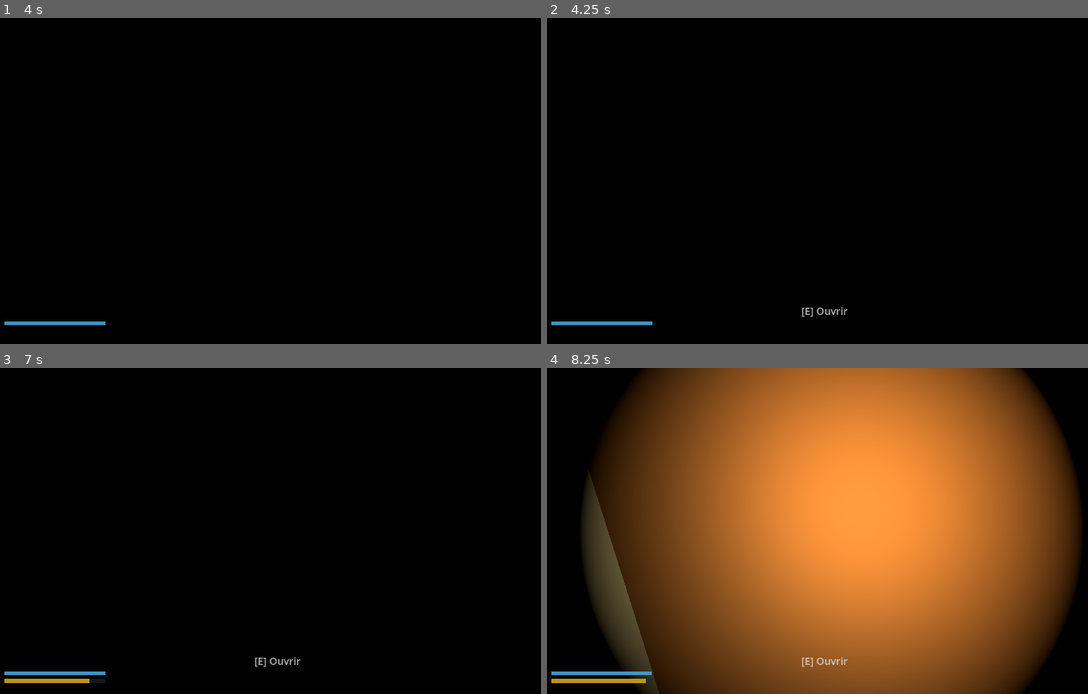
Above: before the commit, frames 1-4 (two rows, left to right).
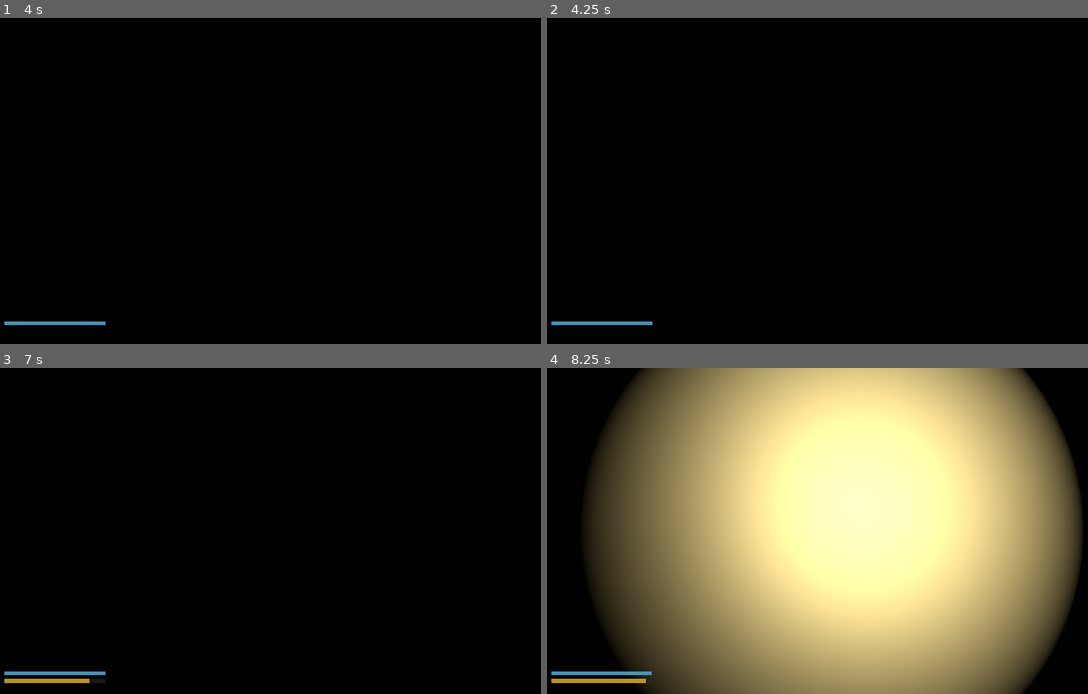
Above: after the commit, the same moments.

Repository: matteobnvl/games-week
Game: Godot game, scene res://menu.tscn
Two runs of this game, one before a commit and one after it. Both use one fixed random seed, a clock stepped at 60 frames per second and the inputs below.
Inputs (mouse positions are in pixels of both pictures, inside the frame that each line leads up to):
- Up to frame 1 (4 s): click "JOUER" at 0.5 s; tap Space at 1.25, 1.52, 2.27, 2.75, 3.77 s; move the mouse to (411, 164) at 1.27 s; hold D 1.28-2.03 s; tap Enter at 1.35, 3.5 s; move the mouse to (167, 197) at 2.02 s; hold S 2.03-2.78 s; tap R at 2.1 s; move the mouse to (340, 109) at 2.77 s; hold D 2.78-3.53 s; tap F at 2.85 s; move the mouse to (275, 187) at 3.52 s; hold W from 3.53 s (still down); tap E at 3.6 s
- Up to frame 2 (4.25 s): keep holding W
- Up to frame 3 (7 s): move the mouse to (330, 534) at 4.27 s; hold Z 4.28-5.03 s; tap Space at 4.52, 5, 5.27, 6.5, 6.77 s; move the mouse to (243, 527) at 5.02 s; tap Q at 5.1 s; tap Enter at 5.75, 6.6 s; move the mouse to (292, 531) at 5.77 s; hold Shift 5.78-6.53 s; move the mouse to (265, 524) at 6.52 s; release W at 6.53 s; hold D from 6.53 s (still down)
- Up to frame 4 (8.25 s): move the mouse to (866, 531) at 7.27 s; release D at 7.28 s; hold R 7.28-8.03 s; hold W from 7.28 s (still down); tap Space at 7.52 s; move the mouse to (801, 531) at 8.02 s; tap F at 8.1 s

Frame 1 is identical in both runs. In frame 2, 0.1% of the frame differs, in the area x 47-56%, y 88-92%; in frame 3, 0.1%; in frame 4, 80%, in the area x 9-99%, y 0-100%.

Commit message:
[feat] adding map2 and some light effect

Diff:
--- a/main.gd
+++ b/main.gd
@@ -4,7 +4,7 @@
 const SCALE := 0.12
 const WALL_HEIGHT := 5.0
 const THRESHOLD := 128
-const MAP_PATH := "res://map3.png"
+const MAP_PATH := "res://map_100.png"
 const WALK_SPEED := 5.0
 const SPRINT_SPEED := 9.0
 const JUMP_VELOCITY := 4.5
@@ -89,35 +89,61 @@
 	grid_rows = image.get_height()
 
 	var red_grid: Array[Array] = []
+	var terrace_grid: Array[Array] = []
 
 	for row: int in range(grid_rows):
 		var line: Array[int] = []
 		var red_line: Array[bool] = []
+		var terrace_line: Array[bool] = []
 		for col: int in range(grid_cols):
 			var pixel: Color = image.get_pixel(col, row)
 			if pixel.r > 0.8 and pixel.g < 0.3 and pixel.b < 0.3:
-				line.append(2)
+				line.append(2)  # Red = doors
 				red_line.append(true)
+				terrace_line.append(false)
+			elif pixel.b > 0.8 and pixel.r < 0.3 and pixel.g < 0.3:
+				line.append(3)  # Blue = windows
+				red_line.append(false)
+				terrace_line.append(false)
+			elif pixel.g > 0.8 and pixel.r < 0.3 and pixel.b < 0.3:
+				line.append(4)  # Green = terrace floor
+				red_line.append(false)
+				terrace_line.append(true)
+			elif pixel.r > 0.8 and pixel.g < 0.3 and pixel.b > 0.8:
+				line.append(5)  # Pink/Magenta (255,0,255) = glass fence
+				red_line.append(false)
+				terrace_line.append(false)
 			elif pixel.r < (THRESHOLD / 255.0):
-				line.append(1)
+				line.append(1)  # Dark = walls
 				red_line.append(false)
+				terrace_line.append(false)
 			else:
-				line.append(0)
+				line.append(0)  # Light = empty
 				red_line.append(false)
+				terrace_line.append(false)
 		grid_data.append(line)
 		red_grid.append(red_line)
+		terrace_grid.append(terrace_line)
 
 	var door_blocks: Array = _find_door_blocks(red_grid, grid_rows, grid_cols)
 	var rectangles: Array = _merge_walls(grid_data, grid_rows, grid_cols)
+	var window_rects: Array = _merge_windows(grid_data, grid_rows, grid_cols)
+	var terrace_rects: Array = _merge_terraces(grid_data, grid_rows, grid_cols)
+	var fence_rects: Array = _merge_glass_fences(grid_data, grid_rows, grid_cols)
 	var spawn_grid: Vector2 = _find_spawn(grid_data, grid_rows, grid_cols)
 	spawn_position = Vector3(spawn_grid.x * SCALE, 2.0, spawn_grid.y * SCALE)
 
 	_build_floor(grid_rows, grid_cols)
+	_build_terrace_floors(terrace_rects)
+	_build_ceiling(grid_rows, grid_cols, terrace_grid)
 	_build_walls(rectangles, grid_rows)
+	_build_windows(window_rects)
+	_build_glass_fences(fence_rects)
 	_build_doors_from_blocks(door_blocks)
+	_setup_environment()
 	_create_ui()
 
-	print("Pret ! Murs: ", rectangles.size(), " | Portes: ", doors.size(), " | Spawn: ", spawn_position)
+	print("Pret ! Murs: ", rectangles.size(), " | Portes: ", doors.size(), " | Fenetres: ", window_rects.size(), " | Terrasses: ", terrace_rects.size(), " | Clotures: ", fence_rects.size(), " | Spawn: ", spawn_position)
 
 
 func _find_door_blocks(red_grid: Array, rows: int, cols: int) -> Array:
@@ -374,6 +400,79 @@
 	Input.mouse_mode = Input.MOUSE_MODE_CAPTURED
 
 	print("Joueur place a : ", player.position)
+
+
+func _setup_environment() -> void:
+	var world_env := WorldEnvironment.new()
+	var env := Environment.new()
+
+	# Background color (early night/dusk - deep blue with purple tint)
+	env.background_mode = Environment.BG_COLOR
+	env.background_color = Color(0.15, 0.18, 0.35)
+
+	# Ambient light (twilight - blue-orange mix)
+	env.ambient_light_source = Environment.AMBIENT_SOURCE_COLOR
+	env.ambient_light_color = Color(0.4, 0.45, 0.6)
+	env.ambient_light_energy = 0.5
+
+	# Volumetric Fog (lighter, bluer for dusk)
+	env.volumetric_fog_enabled = true
+	env.volumetric_fog_density = 0.015
+	env.volumetric_fog_albedo = Color(0.6, 0.65, 0.8)
+	env.volumetric_fog_emission_energy = 0.0
+	env.volumetric_fog_length = 50.0
+	env.volumetric_fog_detail_spread = 2.0
+
+	# Adjustment (early night - brighter, less saturated)
+	env.adjustment_enabled = true
+	env.adjustment_brightness = 1.05
+	env.adjustment_contrast = 1.05
+	env.adjustment_saturation = 0.85
+
+	world_env.environment = env
+	add_child(world_env)
+
+	# Directional light (sunset/moonrise)
+	var sun_light := DirectionalLight3D.new()
+	sun_light.light_color = Color(1.0, 0.7, 0.5)  # Warm orange-pink sunset color
+	sun_light.light_energy = 0.6
+	sun_light.shadow_enabled = true
+	sun_light.shadow_blur = 1.5
+
+	# Angle: low on horizon (sunset/moonrise position)
+	sun_light.rotation_degrees = Vector3(-15, -45, 0)
+
+	add_child(sun_light)
+
+	# Visual sun sphere
+	var sun_mesh := MeshInstance3D.new()
+	var sphere := SphereMesh.new()
+	sphere.radius = 15.0
+	sphere.height = 30.0
+	sun_mesh.mesh = sphere
+
+	# Position sun where the light comes FROM (opposite of light direction)
+	# Light rotation (-15, -45, 0) means light points in that direction
+	# Sun should be in the opposite direction
+	var distance: float = 300.0
+	var angle_h: float = deg_to_rad(-45 + 180)  # Opposite horizontal angle
+	var angle_v: float = deg_to_rad(15)  # Opposite vertical (was -15)
+	sun_mesh.position = Vector3(
+		cos(angle_h) * cos(angle_v) * distance,
+		sin(angle_v) * distance,
+		sin(angle_h) * cos(angle_v) * distance
+	)
+
+	# Glowing material
+	var sun_mat := StandardMaterial3D.new()
+	sun_mat.emission_enabled = true
+	sun_mat.emission = Color(1.0, 0.6, 0.3)  # Orange glow
+	sun_mat.emission_energy_multiplier = 3.0
+	sun_mat.albedo_color = Color(1.0, 0.7, 0.4)
+	sun_mat.shading_mode = BaseMaterial3D.SHADING_MODE_UNSHADED
+	sun_mesh.material_override = sun_mat
+
+	add_child(sun_mesh)
 
 
 func _create_ui() -> void:
@@ -627,6 +726,117 @@
 	add_child(floor_mesh)
 	add_child(body)
 
+func _build_ceiling(rows: int, cols: int, terrace_grid: Array) -> void:
+	# Build ceiling only where there's no terrace
+	var ceiling_rects: Array = _merge_ceiling_areas(rows, cols, terrace_grid)
+
+	for rect: Array in ceiling_rects:
+		var col: int = rect[0]
+		var row: int = rect[1]
+		var w: int = rect[2]
+		var h: int = rect[3]
+
+		var ceiling_mesh := MeshInstance3D.new()
+		var box := BoxMesh.new()
+		box.size = Vector3(w * SCALE, 1.0, h * SCALE)
+		ceiling_mesh.mesh = box
+		ceiling_mesh.position = Vector3(
+			(col + w / 2.0) * SCALE,
+			WALL_HEIGHT + 0.5,
+			(row + h / 2.0) * SCALE
+		)
+
+		var ceiling_texture := StandardMaterial3D.new()
+		ceiling_texture.albedo_texture = load("res://textures/ceiling_cut.jpg")
+		ceiling_texture.uv1_scale = Vector3(w / 8.0, h / 14.0, 1)
+		ceiling_mesh.material_override = ceiling_texture
+
+		var body := StaticBody3D.new()
+		var col_shape := CollisionShape3D.new()
+		var shape := BoxShape3D.new()
+		shape.size = box.size
+		col_shape.shape = shape
+		body.add_child(col_shape)
+		body.position = ceiling_mesh.position
+
+		add_child(ceiling_mesh)
+		add_child(body)
+
+
+func _build_terrace_floors(rectangles: Array) -> void:
+	for rect: Array in rectangles:
+		var col: int = rect[0]
+		var row: int = rect[1]
+		var w: int = rect[2]
+		var h: int = rect[3]
+
+		var terrace := MeshInstance3D.new()
+		var box := BoxMesh.new()
+		box.size = Vector3(w * SCALE, 1.0, h * SCALE)
+		terrace.mesh = box
+		terrace.position = Vector3(
+			(col + w / 2.0) * SCALE,
+			-0.5,
+			(row + h / 2.0) * SCALE
+		)
+
+		# Outdoor floor material (different from indoor)
+		var mat := StandardMaterial3D.new()
+		mat.albedo_color = Color(0.35, 0.45, 0.35)  # Greenish outdoor color
+		mat.roughness = 0.9
+		terrace.material_override = mat
+
+		var body := StaticBody3D.new()
+		var col_shape := CollisionShape3D.new()
+		var shape := BoxShape3D.new()
+		shape.size = box.size
+		col_shape.shape = shape
+		body.add_child(col_shape)
+		body.position = terrace.position
+
+		add_child(terrace)
+		add_child(body)
+
+
+func _build_glass_fences(rectangles: Array) -> void:
+	for rect: Array in rectangles:
+		var col: int = rect[0]
+		var row: int = rect[1]
+		var w: int = rect[2]
+		var h: int = rect[3]
+
+		var fence := MeshInstance3D.new()
+		var box := BoxMesh.new()
+		var fence_height: float = WALL_HEIGHT * 0.3  # Half wall height
+		box.size = Vector3(w * SCALE, fence_height, h * SCALE)
+		fence.mesh = box
+		fence.position = Vector3(
+			(col + w / 2.0) * SCALE,
+			fence_height / 2.0,
+			(row + h / 2.0) * SCALE
+		)
+
+		# Transparent glass material
+		var glass_mat := StandardMaterial3D.new()
+		glass_mat.transparency = BaseMaterial3D.TRANSPARENCY_ALPHA
+		glass_mat.albedo_color = Color(1.0, 0.5, 0.75, 0.4)  # Light pink, 40% opacity
+		glass_mat.metallic = 0.1
+		glass_mat.roughness = 0.05
+		glass_mat.cull_mode = BaseMaterial3D.CULL_DISABLED
+		fence.material_override = glass_mat
+
+		# Collision body
+		var body := StaticBody3D.new()
+		var col_shape := CollisionShape3D.new()
+		var shape := BoxShape3D.new()
+		shape.size = box.size
+		col_shape.shape = shape
+		body.add_child(col_shape)
+		body.position = fence.position
+
+		add_child(fence)
+		add_child(body)
+
 
 func _build_walls(rectangles: Array, rows: int) -> void:
 	for rect: Array in rectangles:
@@ -658,6 +868,45 @@
 		body.position = wall.position
 
 		add_child(wall)
+		add_child(body)
+
+
+func _build_windows(rectangles: Array) -> void:
+	for rect: Array in rectangles:
+		var col: int = rect[0]
+		var row: int = rect[1]
+		var w: int = rect[2]
+		var h: int = rect[3]
+
+		var window := MeshInstance3D.new()
+		var box := BoxMesh.new()
+		box.size = Vector3(w * SCALE, WALL_HEIGHT, h * SCALE)
+		window.mesh = box
+		window.position = Vector3(
+			(col + w / 2.0) * SCALE,
+			WALL_HEIGHT / 2.0,
+			(row + h / 2.0) * SCALE
+		)
+
+		# Transparent glass material
+		var glass_mat := StandardMaterial3D.new()
+		glass_mat.transparency = BaseMaterial3D.TRANSPARENCY_ALPHA
+		glass_mat.albedo_color = Color(0.7, 0.85, 1.0, 0.3)  # Light blue, 30% opacity
+		glass_mat.metallic = 0.0
+		glass_mat.roughness = 0.1
+		glass_mat.cull_mode = BaseMaterial3D.CULL_DISABLED  # Visible from both sides
+		window.material_override = glass_mat
+
+		# Collision body (not walkable)
+		var body := StaticBody3D.new()
+		var col_shape := CollisionShape3D.new()
+		var shape := BoxShape3D.new()
+		shape.size = box.size
+		col_shape.shape = shape
+		body.add_child(col_shape)
+		body.position = window.position
+
+		add_child(window)
 		add_child(body)
 
 
@@ -731,3 +980,176 @@
 			rectangles.append([col, row, width, height])
 
 	return rectangles
+
+
+func _merge_windows(grid: Array, rows: int, cols: int) -> Array:
+	var visited: Array[Array] = []
+	for row: int in range(rows):
+		var line: Array[bool] = []
+		line.resize(cols)
+		line.fill(false)
+		visited.append(line)
+
+	var rectangles: Array = []
+
+	for row: int in range(rows):
+		for col: int in range(cols):
+			if grid[row][col] != 3 or visited[row][col]:
+				continue
+
+			var width: int = 0
+			for c: int in range(col, cols):
+				if grid[row][c] == 3 and not visited[row][c]:
+					width += 1
+				else:
+					break
+
+			var height: int = 0
+			for r: int in range(row, rows):
+				var full_row: bool = true
+				for c: int in range(col, col + width):
+					if c >= cols or grid[r][c] != 3 or visited[r][c]:
+						full_row = false
+						break
+				if full_row:
+					height += 1
+				else:
+					break
+
+			for r: int in range(row, row + height):
+				for c: int in range(col, col + width):
+					visited[r][c] = true
+
+			rectangles.append([col, row, width, height])
+
+	return rectangles
+
+
+func _merge_terraces(grid: Array, rows: int, cols: int) -> Array:
+	var visited: Array[Array] = []
+	for row: int in range(rows):
+		var line: Array[bool] = []
+		line.resize(cols)
+		line.fill(false)
+		visited.append(line)
+
+	var rectangles: Array = []
+
+	for row: int in range(rows):
+		for col: int in range(cols):
+			if grid[row][col] != 4 or visited[row][col]:
+				continue
+
+			var width: int = 0
+			for c: int in range(col, cols):
+				if grid[row][c] == 4 and not visited[row][c]:
+					width += 1
+				else:
+					break
+
+			var height: int = 0
+			for r: int in range(row, rows):
+				var full_row: bool = true
+				for c: int in range(col, col + width):
+					if c >= cols or grid[r][c] != 4 or visited[r][c]:
+						full_row = false
+						break
+				if full_row:
+					height += 1
+				else:
+					break
+
+			for r: int in range(row, row + height):
+				for c: int in range(col, col + width):
+					visited[r][c] = true
+
+			rectangles.append([col, row, width, height])
+
+	return rectangles
+
+
+func _merge_glass_fences(grid: Array, rows: int, cols: int) -> Array:
+	var visited: Array[Array] = []
+	for row: int in range(rows):
+		var line: Array[bool] = []
+		line.resize(cols)
+		line.fill(false)
+		visited.append(line)
+
+	var rectangles: Array = []
+
+	for row: int in range(rows):
+		for col: int in range(cols):
+			if grid[row][col] != 5 or visited[row][col]:
+				continue
+
+			var width: int = 0
+			for c: int in range(col, cols):
+				if grid[row][c] == 5 and not visited[row][c]:
+					width += 1
+				else:
+					break
+
+			var height: int = 0
+			for r: int in range(row, rows):
+				var full_row: bool = true
+				for c: int in range(col, col + width):
+					if c >= cols or grid[r][c] != 5 or visited[r][c]:
+						full_row = false
+						break
+				if full_row:
+					height += 1
+				else:
+					break
+
+			for r: int in range(row, row + height):
+				for c: int in range(col, col + width):
+					visited[r][c] = true
+
+			rectangles.append([col, row, width, height])
+
+	return rectangles
+
+
+func _merge_ceiling_areas(rows: int, cols: int, terrace_grid: Array) -> Array:
+	# Create ceiling areas avoiding terrace zones
+	var visited: Array[Array] = []
+	for row: int in range(rows):
+		var line: Array[bool] = []
+		line.resize(cols)
+		line.fill(false)
+		visited.append(line)
+
+	var rectangles: Array = []
+
+	for row: int in range(rows):
+		for col: int in range(cols):
+			if terrace_grid[row][col] or visited[row][col]:
+				continue
+
+			var width: int = 0
+			for c: int in range(col, cols):
+				if not terrace_grid[row][c] and not visited[row][c]:
+					width += 1
+				else:
+					break
+
+			var height: int = 0
+			for r: int in range(row, rows):
+				var full_row: bool = true
+				for c: int in range(col, col + width):
+					if c >= cols or terrace_grid[r][c] or visited[r][c]:
+						full_row = false
+						break
+				if full_row:
+					height += 1
+				else:
+					break
+
+			for r: int in range(row, row + height):
+				for c: int in range(col, col + width):
+					visited[r][c] = true
+
+			rectangles.append([col, row, width, height])
+
+	return rectangles
Binary file added: map_100.png
